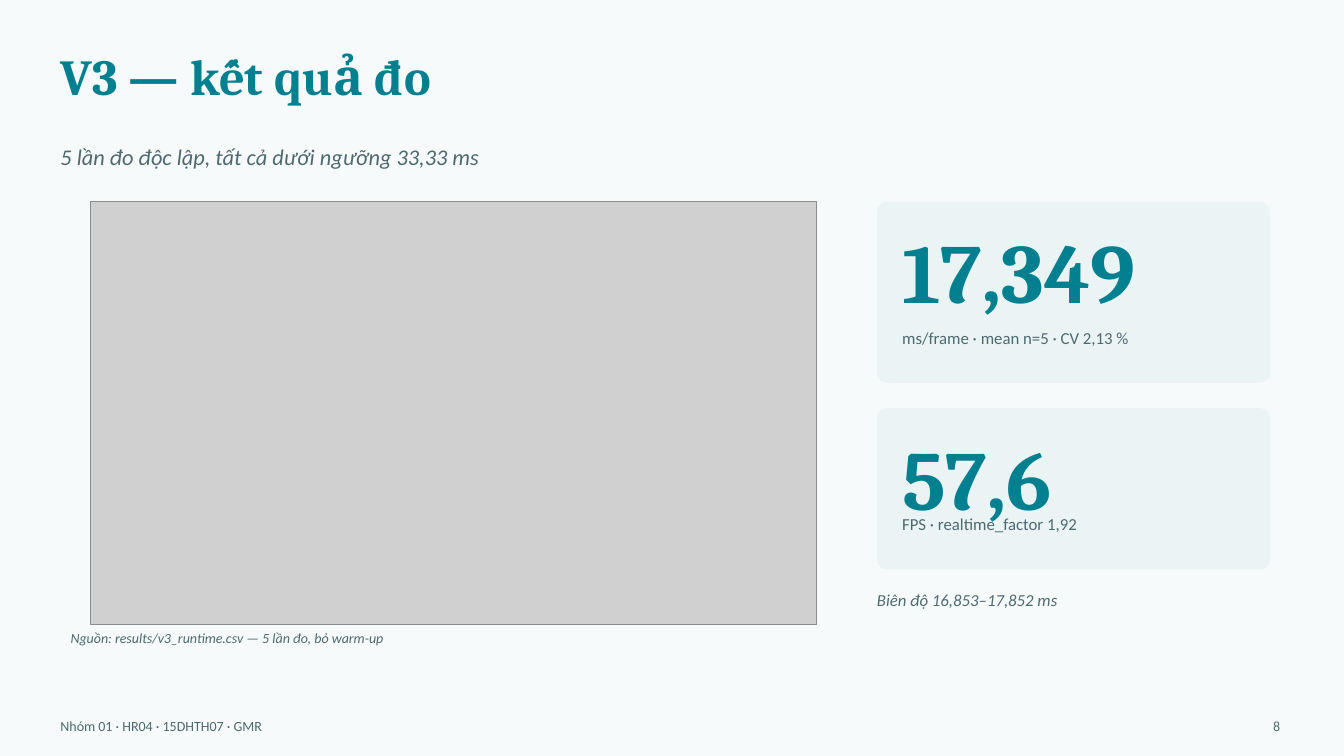
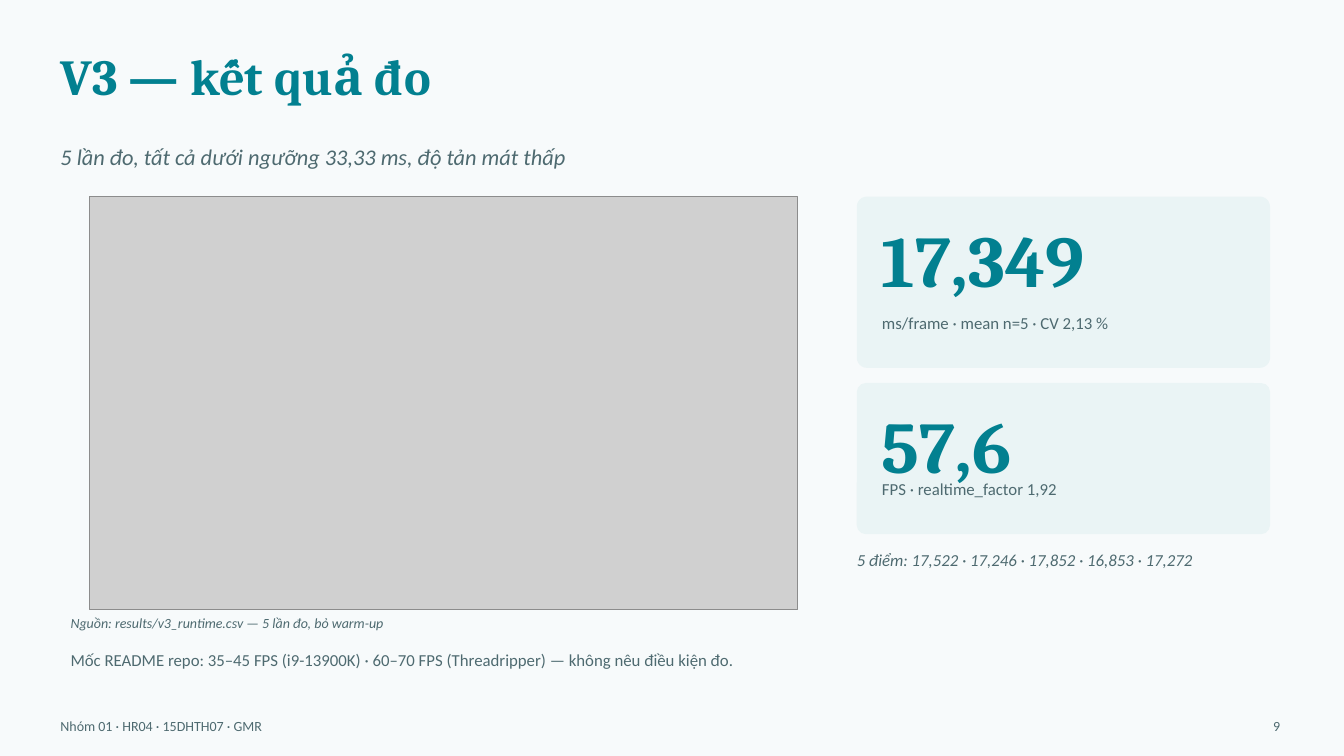
Before and after one commit to mtzwyu/GMR-Humanoid-Retargeting-Benchmark, a slide deck: slide 9 of report/slides.pptx (slide 8 before the commit). Drawn at 1344x756 pixels with LibreOffice and Linux fonts; fonts in the diff are those of the drawing; grey boxes stand for pictures. Boxes give left, top, right and bottom in pixels: in the first picture for what was removed or moved away, otherwise in the second. Text is boxed around its words. In the diff, an @@ line names an element or a change of style, - is before the commit and + after.

```diff
--- a/report/slides.pptx
+++ b/report/slides.pptx
@@ text at box(60, 148, 565, 169): text changed @@
-5 lần đo độc lập, tất cả dưới ngưỡng 33,33 ms
+5 lần đo, tất cả dưới ngưỡng 33,33 ms, độ tản mát thấp
@@ picture: place and size @@
-picture at box(91, 202, 817, 625)
+picture at box(90, 197, 799, 610)
@@ rounded rectangle: place and size @@
-rounded rectangle at box(877, 202, 1270, 383)
+rounded rectangle at box(857, 197, 1270, 368)
@@ text "17,349": place and size @@
-text "17,349" at box(902, 245, 1135, 315)
+text "17,349" at box(882, 237, 1084, 297)
@@ text "17,349" at box(882, 237, 1084, 297): size 60 to 52 pt @@
@@ text "ms/frame · mean n=5 · ...": place and size @@
-text "ms/frame · mean n=5 · ..." at box(902, 332, 1113, 346)
+text "ms/frame · mean n=5 · ..." at box(882, 317, 1093, 331)
@@ rounded rectangle: place and size @@
-rounded rectangle at box(877, 408, 1270, 570)
+rounded rectangle at box(857, 383, 1270, 534)
@@ text "57,6" at box(882, 423, 1012, 489): size 60 to 52 pt @@
@@ text "57,6": place and size @@
-text "57,6" at box(902, 453, 1052, 528)
+text "57,6" at box(882, 423, 1012, 489)
@@ text "FPS · realtime_factor 1,92": place and size @@
-text "FPS · realtime_factor 1,92" at box(902, 517, 1077, 532)
+text "FPS · realtime_factor 1,92" at box(882, 482, 1057, 497)
@@ text at box(857, 553, 1193, 568): text changed @@
-Biên độ 16,853–17,852 ms
+5 điểm: 17,522 · 17,246 · 17,852 · 16,853 · 17,272
@@ text "Nguồn: results/v3_runtime.csv — 5 lần ...": place and size @@
-text "Nguồn: results/v3_runtime.csv — 5 lần ..." at box(71, 632, 384, 646)
+text "Nguồn: results/v3_runtime.csv — 5 lần ..." at box(71, 617, 384, 631)
@@ text added at box(71, 653, 733, 669), 12 pt, text #4E6A70 @@
+Mốc README repo: 35–45 FPS (i9-13900K) · 60–70 FPS (Threadripper) — không nêu điều kiện đo.
@@ text at box(1273, 722, 1280, 731): text changed @@
-8
+9
```
Also in this commit, not shown: 8 other slides changed, 6 slides added, 6 slides removed, 6 other files.
